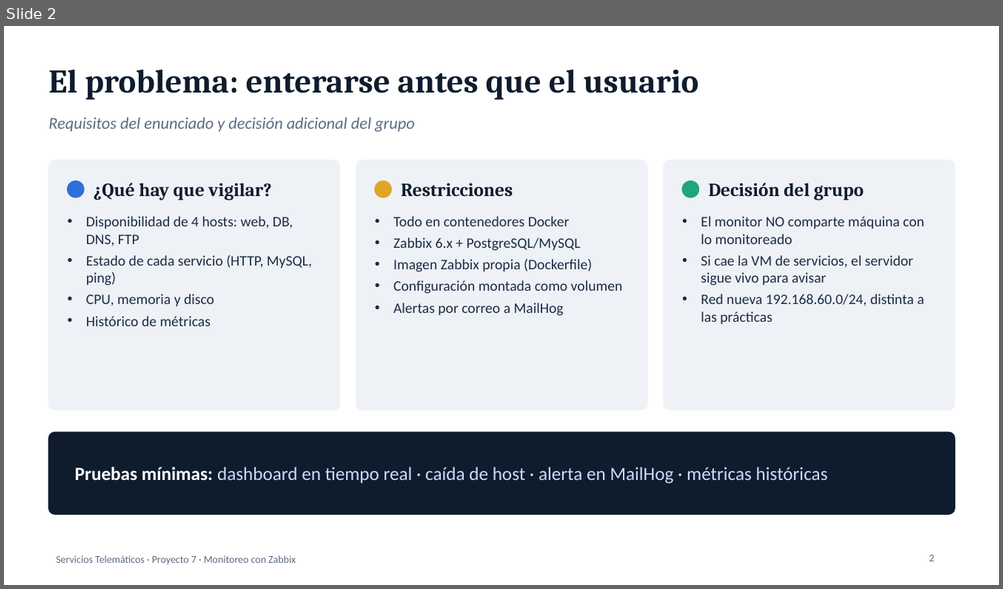
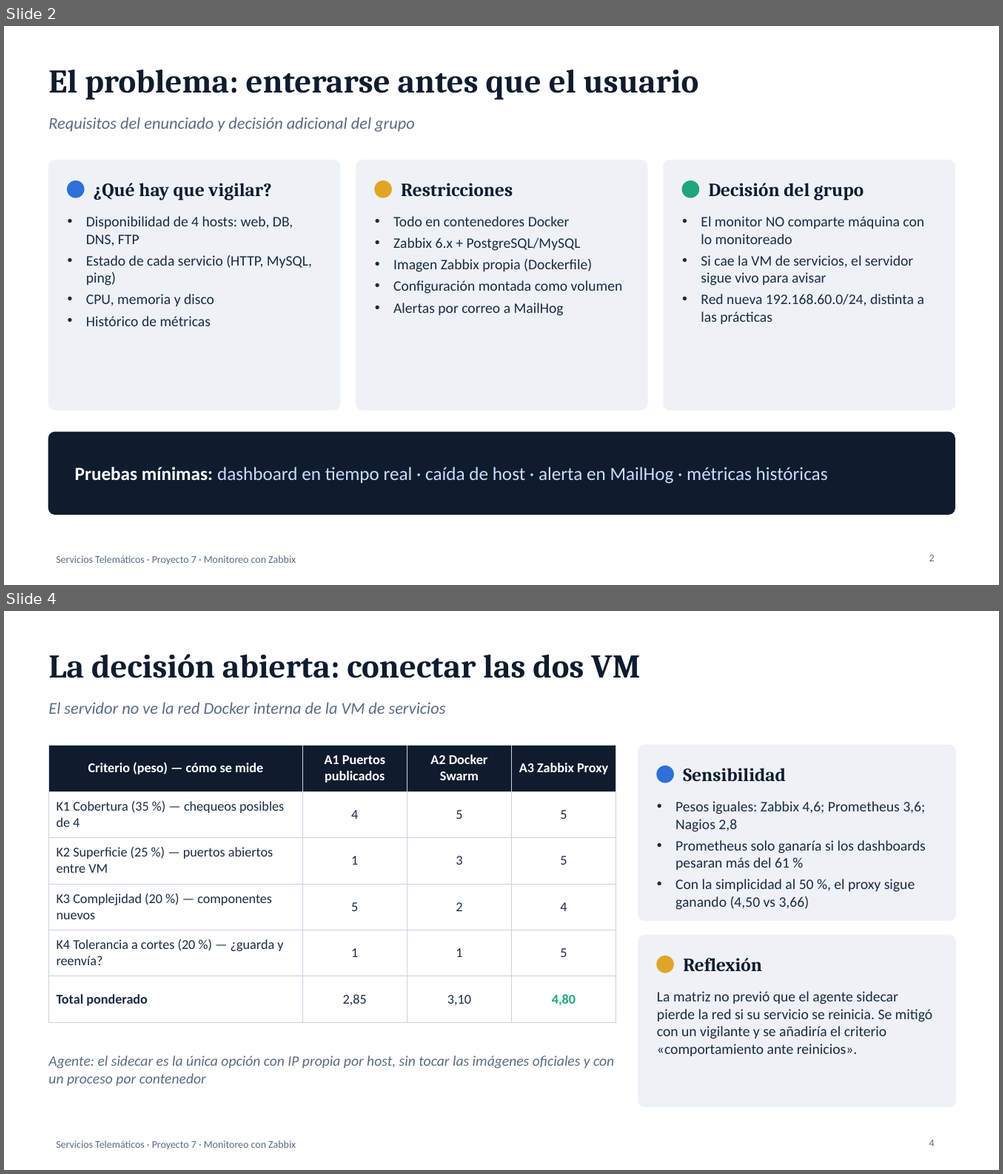
Before and after one commit to phantom-beat/Project-zabbix, a slide deck: docs/Presentacion_Proyecto7.pptx. Shown one above the other, each under a label of ours: slide 2 before the commit, slides 2 and 4 after it; the slides between them are not shown. The pictures are 1003x589 and 1003x1174 pixels, drawn with LibreOffice and Linux fonts; fonts in the diff are those of the drawing. Boxes give left, top, right and bottom in pixels: in the first picture for what was removed or moved away, otherwise in the second. Text is boxed around its words. In the diff, an @@ line names an element or a change of style, - is before the commit and + after.

Commit message:
Seleccion de alternativas: criterios medibles, segunda matriz y sensibilidad
- La restriccion del enunciado pasa a filtro (antes era un criterio puntuable)
- Cada criterio con forma de medicion y escala 1/3/5 con anclas
- Matriz de conectividad entre VMs (puertos publicados / Swarm / proxy)
- Analisis de sensibilidad y reflexion sobre el proceso
- Diapositivas de alternativas divididas en proceso y conectividad

```diff
--- a/docs/Presentacion_Proyecto7.pptx
+++ b/docs/Presentacion_Proyecto7.pptx
@@ slide 4 added at [4, 611, 999, 1170], background #FFFFFF; not listed: 1 template element that a slide beside it also shows @@
@@ text added at [48, 654, 640, 678], 32 pt, text #0F1C2E, bold @@
+La decisión abierta: conectar las dos VM
@@ text added at [48, 702, 446, 714], 16 pt, text #5B6B82, italic @@
+El servidor no ve la red Docker interna de la VM de servicios
@@ table added at [48, 745, 616, 1009], 6 rows, 4 columns @@
+Criterio (peso) — cómo se mide | A1 Puertos publicados | A2 Docker Swarm | A3 Zabbix Proxy
+K1 Cobertura (35 %) — chequeos posibles de 4 | 4 | 5 | 5
+K2 Superficie (25 %) — puertos abiertos entre VM | 1 | 3 | 5
+K3 Complejidad (20 %) — componentes nuevos | 5 | 2 | 4
+K4 Tolerancia a cortes (20 %) — ¿guarda y reenvía? | 1 | 1 | 5
+Total ponderado | 2,85 | 3,10 | 4,80
@@ rounded rectangle added at [638, 745, 956, 920], fill #EEF2F7, outline #EEF2F7 1 pt @@
@@ ellipse added at [657, 766, 673, 783], fill #2E6FD8, outline #2E6FD8 1 pt @@
@@ text added at [683, 768, 785, 782], 18 pt, text #0F1C2E, bold @@
+Sensibilidad
@@ text added at [675, 801, 925, 910], 14 pt, text #1B2B44 @@
+• Pesos iguales: Zabbix 4,6; Prometheus 3,6; Nagios 2,8
+• Prometheus solo ganaría si los dashboards pesaran más del 61 %
+• Con la simplicidad al 50 %, el proxy sigue ganando (4,50 vs 3,66)
@@ rounded rectangle added at [638, 936, 956, 1107], fill #EEF2F7, outline #EEF2F7 1 pt @@
@@ ellipse added at [657, 957, 673, 973], fill #E0A526, outline #E0A526 1 pt @@
@@ text added at [683, 958, 762, 971], 18 pt, text #0F1C2E, bold @@
+Reflexión
@@ text added at [657, 991, 933, 1056], 14 pt, text #1B2B44 @@
+La matriz no previó que el agente sidecar pierde la red si su servicio se reinicia. Se mitigó con un vigilante y se añadiría el criterio «comportamiento ante reinicios».
@@ text added at [48, 1056, 614, 1086], 14 pt, text #5B6B82, italic @@
+Agente: el sidecar es la única opción con IP propia por host, sin tocar las imágenes oficiales y con un proceso por contenedor
@@ page number added at [929, 1140, 934, 1147], 10 pt, text #5B6B82 @@
+4
```
Also in this commit, not shown: 1 slide changed, 1 other slide added, 1 slide removed, 7 other files.
